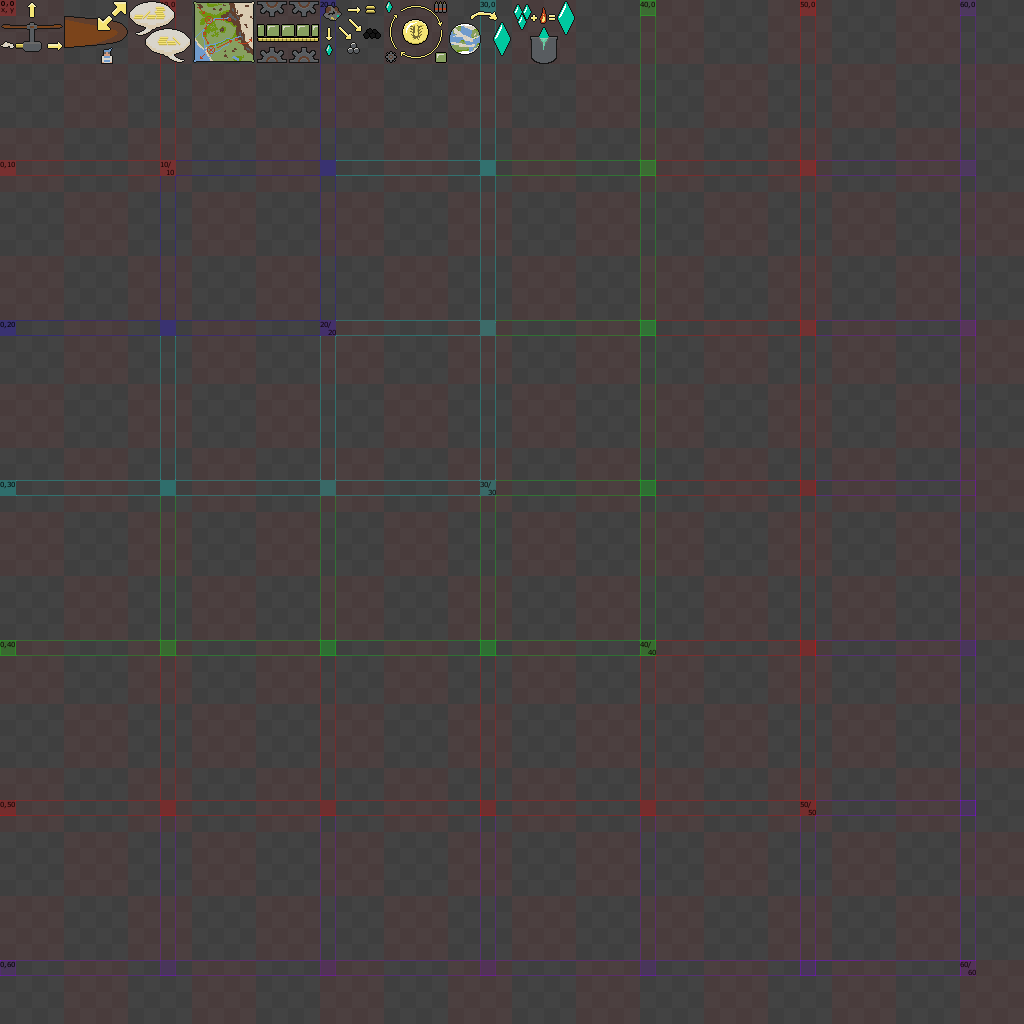
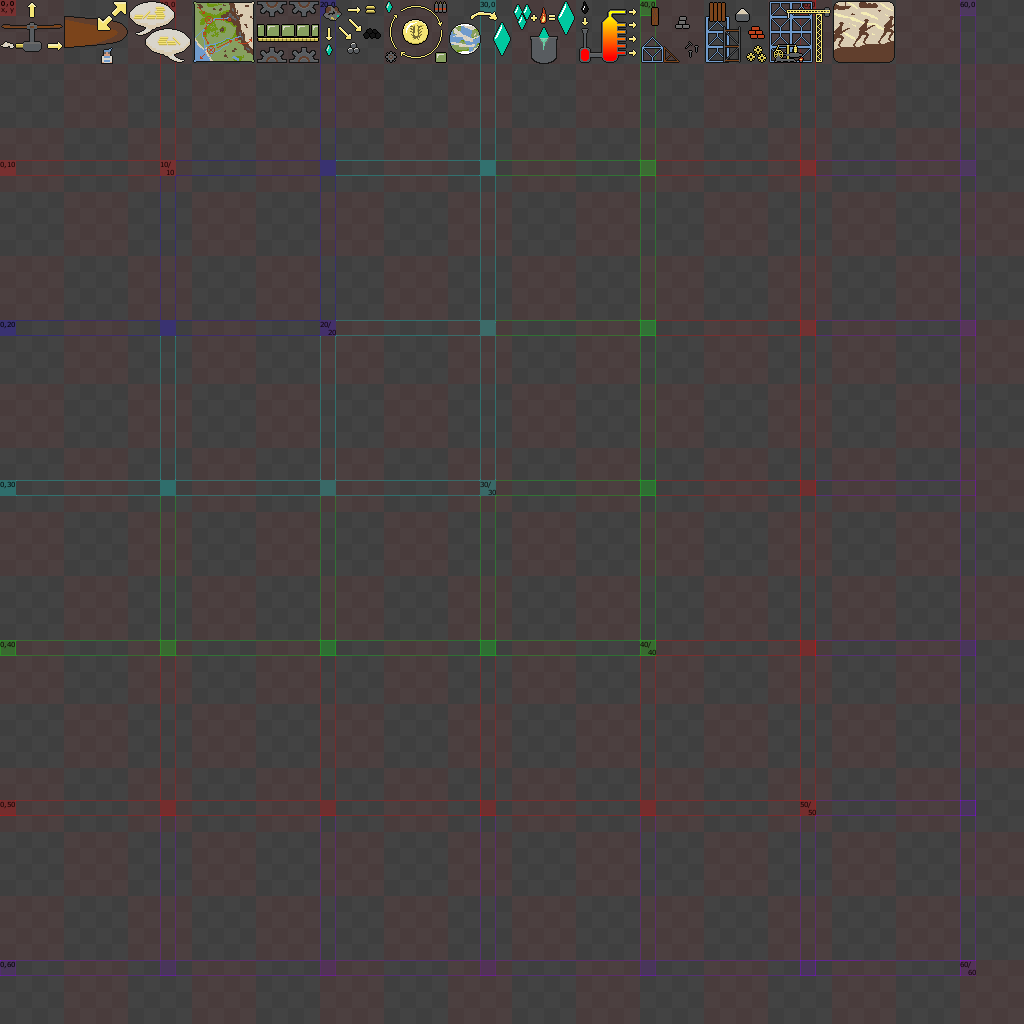
Layers edited between the first and the second 1024 x 1024 image:
painted on "higher-plane" over [left=651, top=2, right=893, bottom=63]
painted on "grafics_sprtites" over [left=229, top=1, right=895, bottom=63]
painted on "lower-plane" over [left=641, top=1, right=813, bottom=63]
